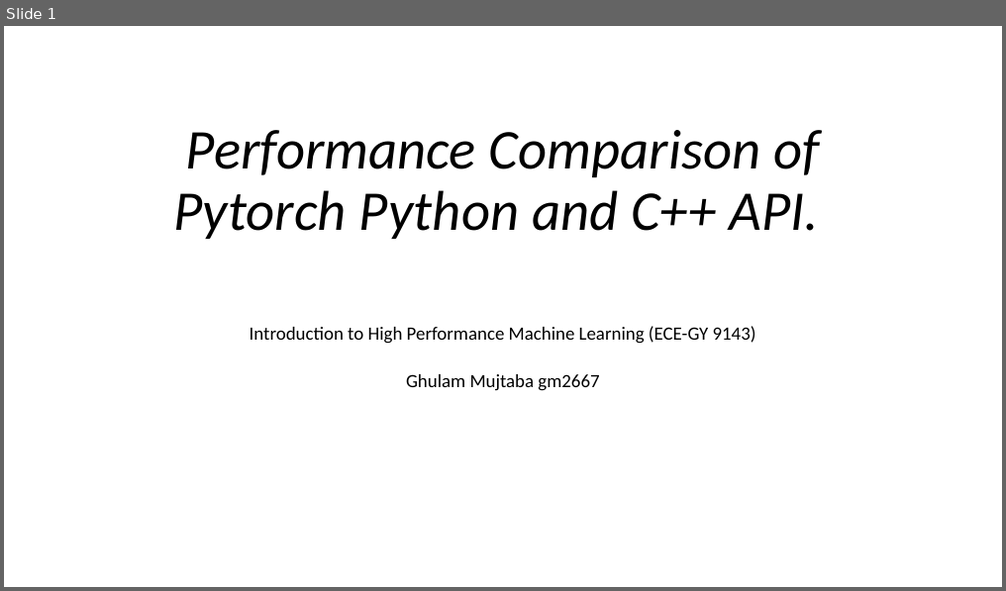
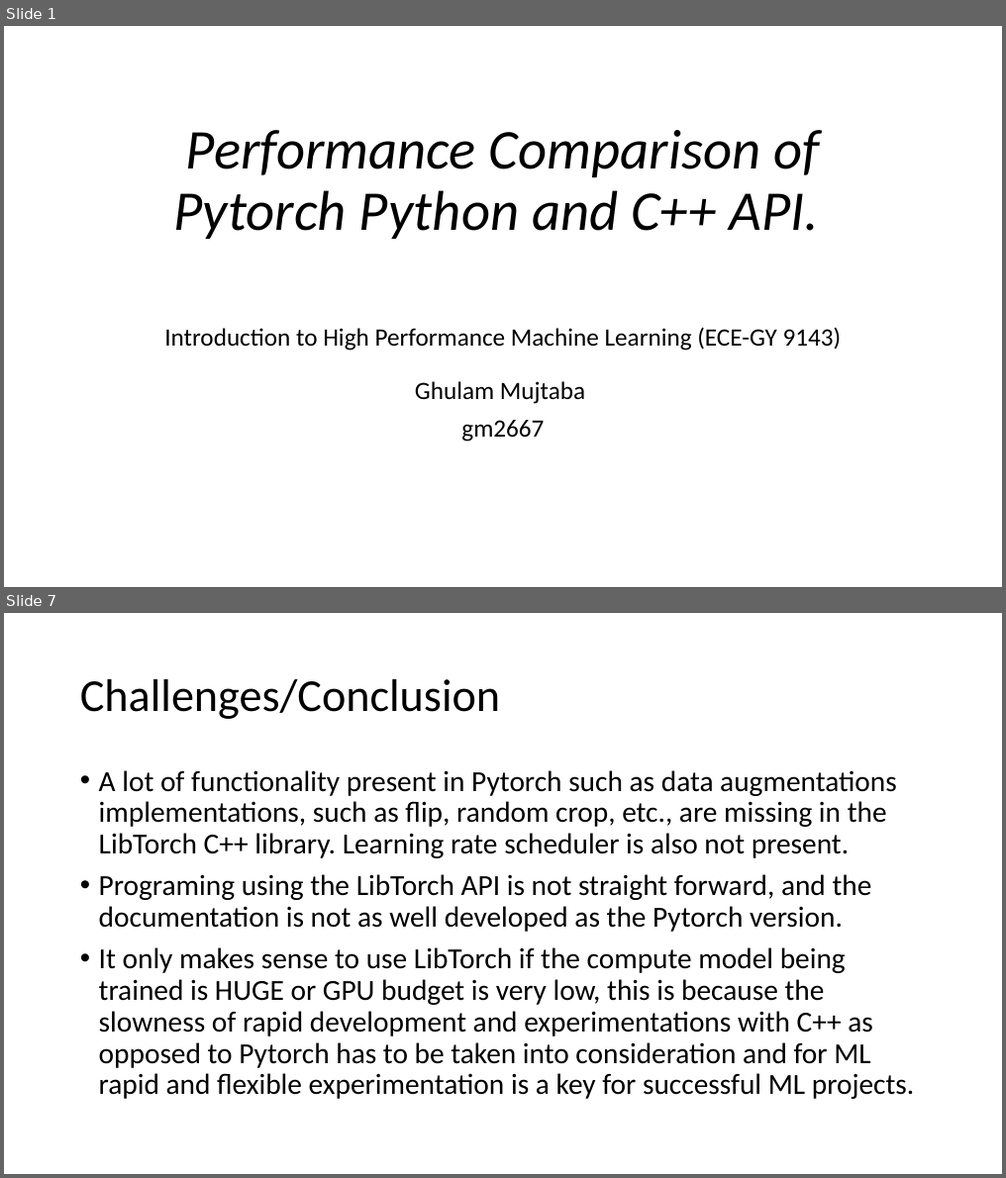
Before and after one commit to GM223/pytorch_python_cpp_benchmark_comparison, a slide deck: docs/project_presentation_gm2667.pptx. Shown one above the other, each under a label of ours: slide 1 before the commit, slides 1 and 7 after it; the slides between them are not shown. The pictures are 1006x591 and 1006x1178 pixels, drawn with LibreOffice and Linux fonts; fonts in the diff are those of the drawing. Boxes give left, top, right and bottom in pixels: in the first picture for what was removed or moved away, otherwise in the second. Text is boxed around its words. In the diff, an @@ line names an element or a change of style, - is before the commit and + after.

```diff
--- a/docs/project_presentation_gm2667.pptx
+++ b/docs/project_presentation_gm2667.pptx
@@ slide 7 added at [4,613,1002,1174], background #FFFFFF @@
@@ title added at [80,679,500,719], 44 pt, text #000000 @@
+Challenges/Conclusion
@@ text added at [99,770,914,1099], 28 pt, text #000000 @@
+• A lot of functionality present in Pytorch such as data augmentations implementations, such as flip, random crop, etc., are missing in the LibTorch C++ library. Learning rate scheduler is also not present.
+• Programing using the LibTorch API is not straight forward, and the documentation is not as well developed as the Pytorch version.
+• It only makes sense to use LibTorch if the compute model being trained is HUGE or GPU budget is very low, this is because the slowness of rapid development and experimentations with C++ as opposed to Pytorch has to be taken into consideration and for ML rapid and flexible experimentation is a key for successful ML projects.
@@ slide 1 changed as well @@
@@ subtitle at [164,327,842,442]: text changed; size 18 to 24 pt @@
-Introduction to High Performance Machine Learning (ECE-GY 9143)
-Ghulam Mujtaba gm2667
+Introduction to High Performance Machine Learning (ECE-GY 9143)
+Ghulam Mujtaba
+gm2667
```
Also in this commit, not shown: 2 other slides changed, 4 other slides added, 3 slides removed, 6 other files.
